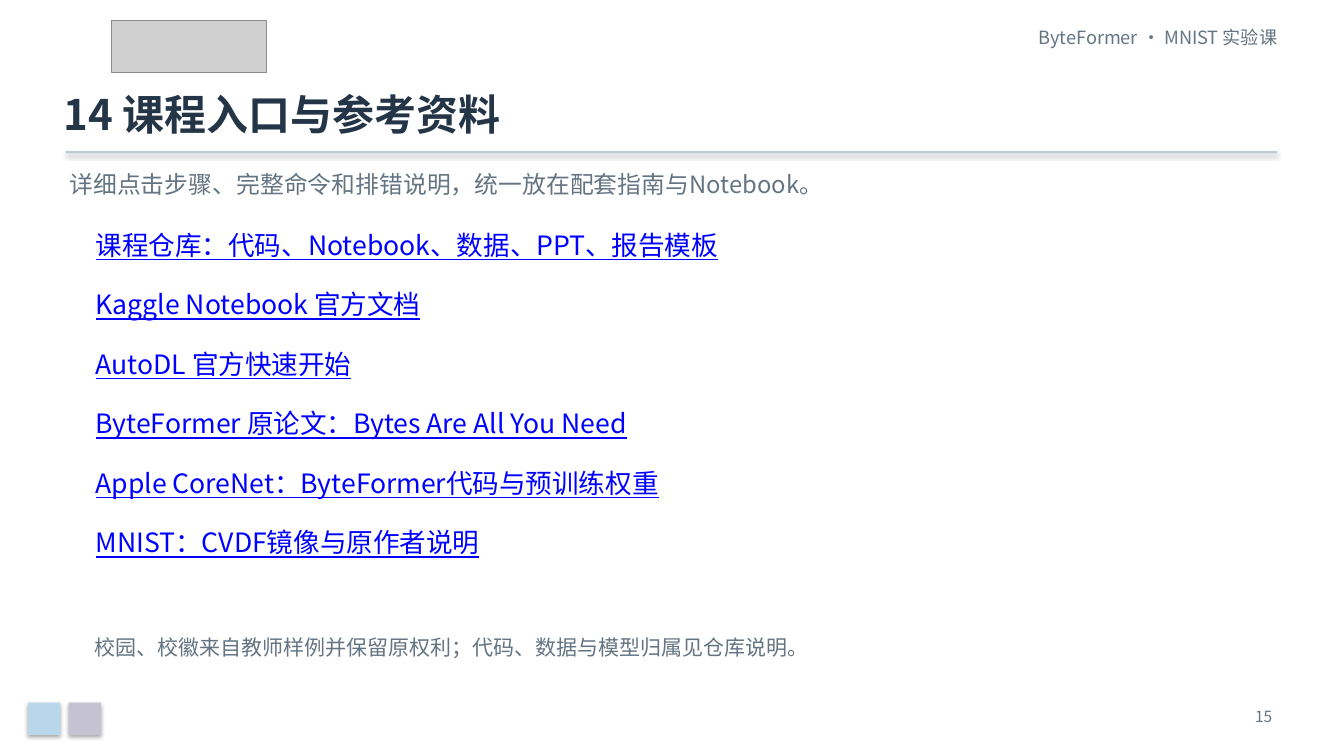
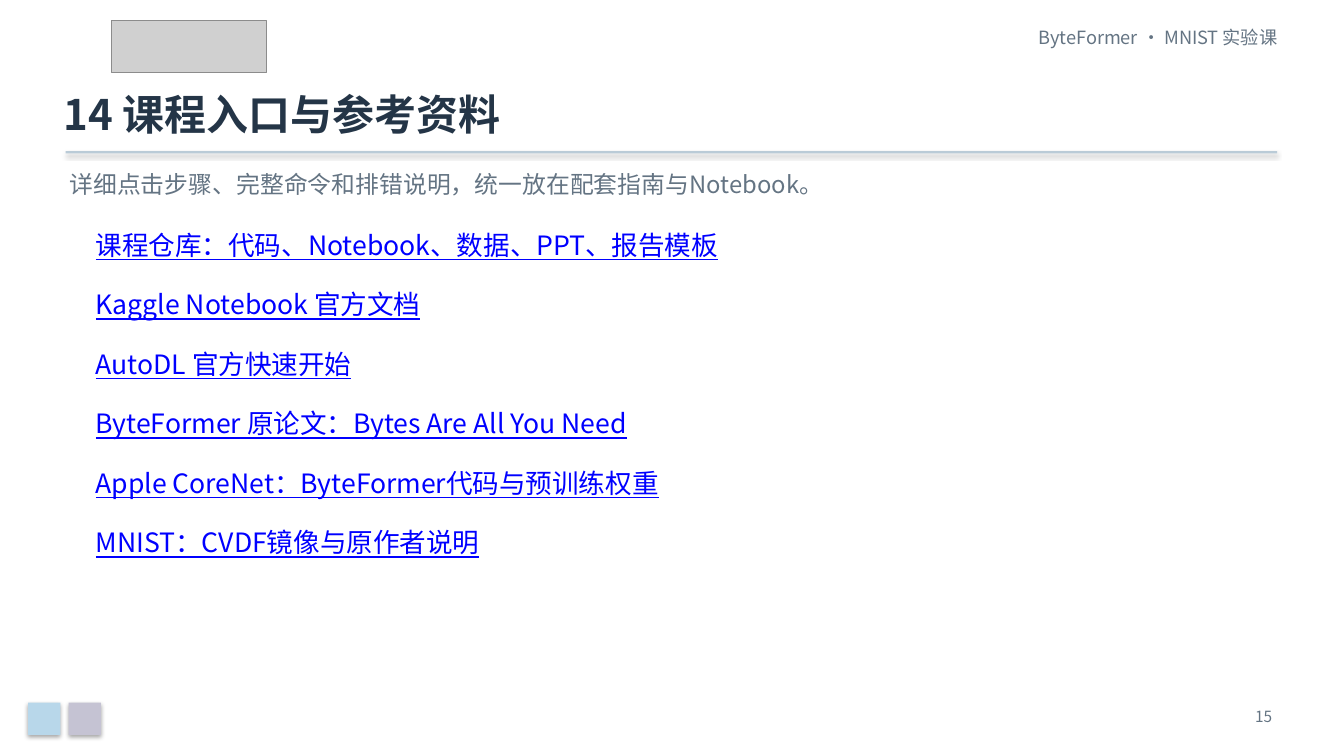
Before and after one commit to Franklin-L/byteformer-mnist-course, a slide deck: slide 15 of docs/ByteFormer_MNIST_零基础实验课.pptx. Drawn at 1344x756 pixels with LibreOffice and Linux fonts; fonts in the diff are those of the drawing; grey boxes stand for pictures. Boxes give left, top, right and bottom in pixels: in the first picture for what was removed or moved away, otherwise in the second. Text is boxed around its words. In the diff, an @@ line names an element or a change of style, - is before the commit and + after.

Commit message:
Remove unnecessary attribution sentence from course slide

```diff
--- a/docs/ByteFormer_MNIST_零基础实验课.pptx
+++ b/docs/ByteFormer_MNIST_零基础实验课.pptx
@@ text removed at (x1=95, y1=637, x2=809, y2=658) @@
-校园、校徽来自教师样例并保留原权利；代码、数据与模型归属见仓库说明。
```
Also in this commit, not shown: 2 other files.
